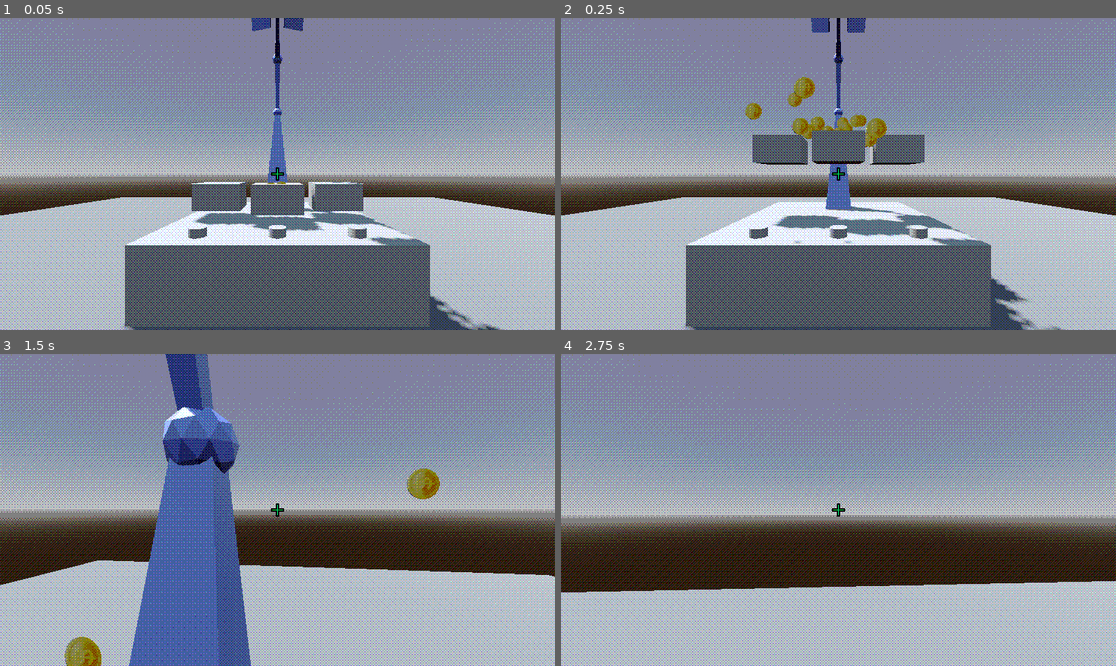
Above: before the commit, frames 1-4 (two rows, left to right).
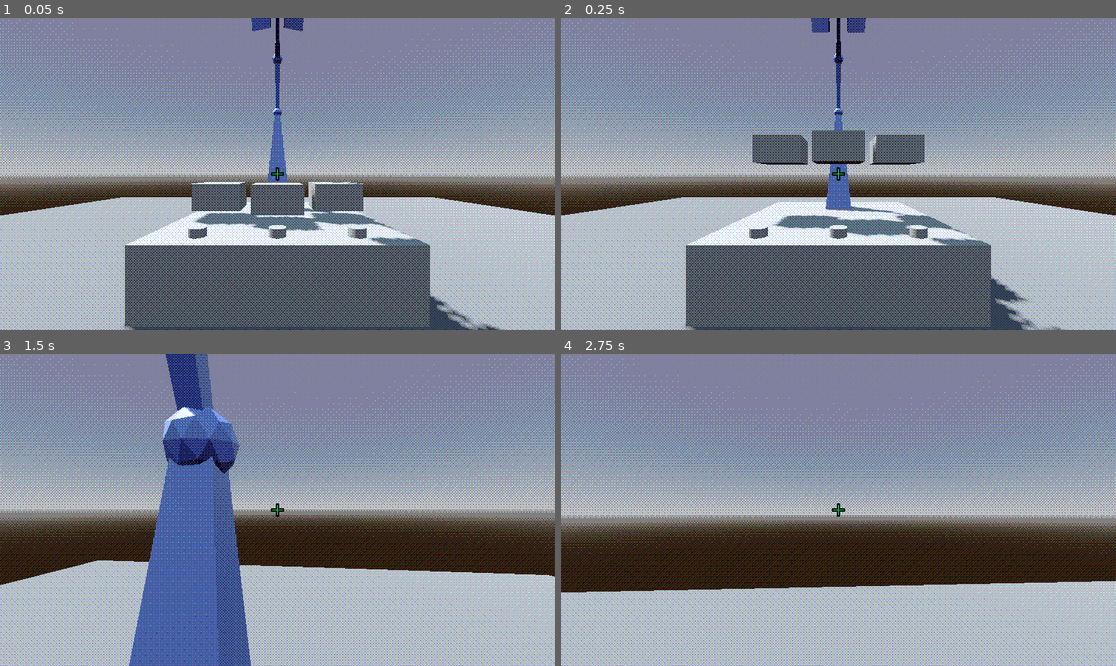
Above: after the commit, the same moments.

Repository: anniesanap/COMP-360-Group-2-Assignment-4
Game: Godot game, scene res://root.tscn
The game is run twice, just before and just after one commit, with the same random seed, the same clock (stepped at 60 frames per second) and the same inputs.
Inputs (mouse positions are in pixels of both pictures, inside the frame that each line leads up to):
- Up to frame 1 (0.05 s): no input
- Up to frame 2 (0.25 s): no input
- Up to frame 3 (1.5 s): move the mouse to (305, 510) at 0.52 s; hold E (interact) 0.53-1.28 s; hold W (move_forward) from 0.53 s (still down); tap Space (jump) at 0.77 s; move the mouse to (249, 510) at 1.27 s; tap E (interact) at 1.35 s
- Up to frame 4 (2.75 s): keep holding W (move_forward); tap Space (jump) at 1.52 s; move the mouse to (849, 503) at 2.02 s; hold E (interact) from 2.03 s (still down)

The runs differ from the first frame. In frame 1, less than 0.1% of the frame differs, in the area x 48-52%, y 52-54%; in frame 2, 1.1%, in the area x 33-65%, y 18-73%; in frame 3, 0.9%; in frame 4, nothing differs.
Error after the commit: Invalid operands 'Object' and 'int' in operator '=='. (res://root.gd:10)

Commit message:
Different branching for correct and incorrect bowls

Diff:
--- a/root.gd
+++ b/root.gd
@@ -5,5 +5,9 @@
 var rng = RandomNumberGenerator.new()
 
 func _ready() -> void:
-	var coin_bowl = bowls[rng.randi_range(0, len(bowls) - 1)]
-	coin_bowl.add_child(load("res://coin_explosion.tscn").instantiate())
+	var coin_bowl = rng.randi_range(0, len(bowls) - 1)
+	for bowl in bowls:
+		if bowl == coin_bowl:
+			bowl.add_child(load("res://coin_explosion.tscn").instantiate())
+		else:
+			pass
